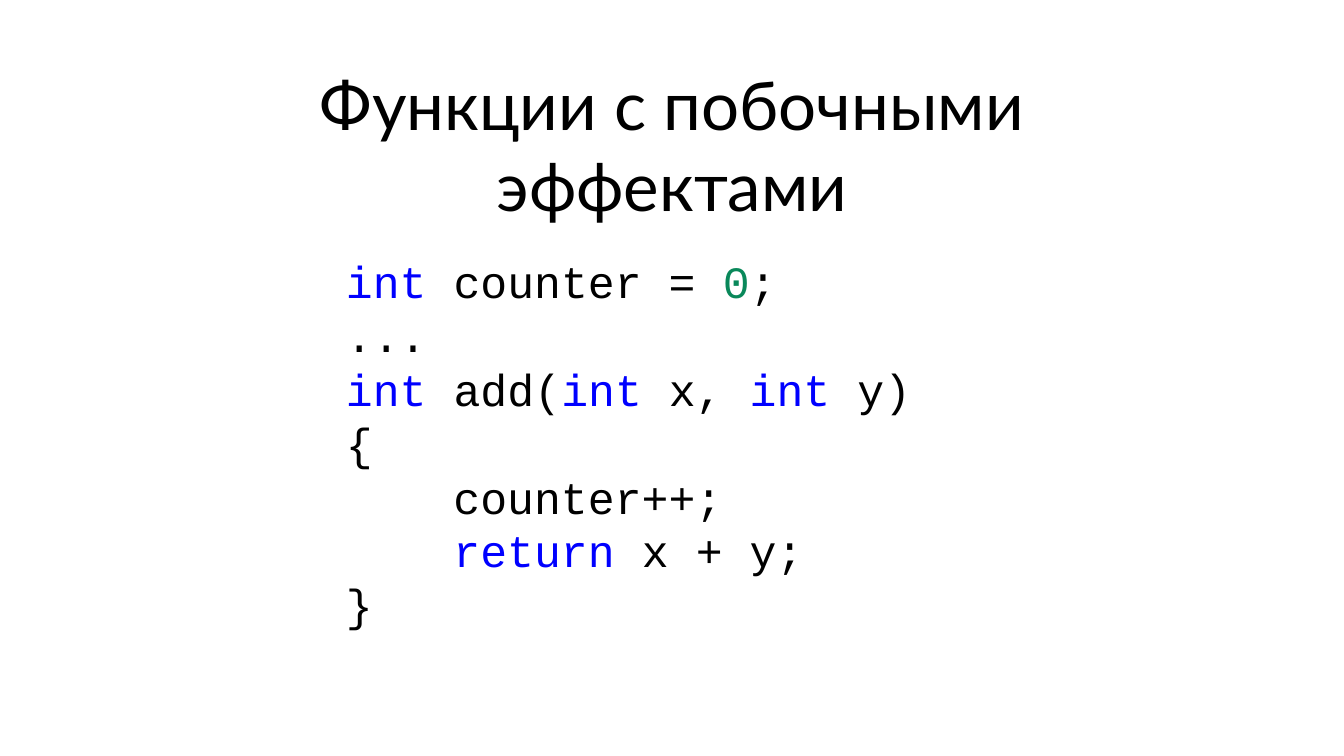
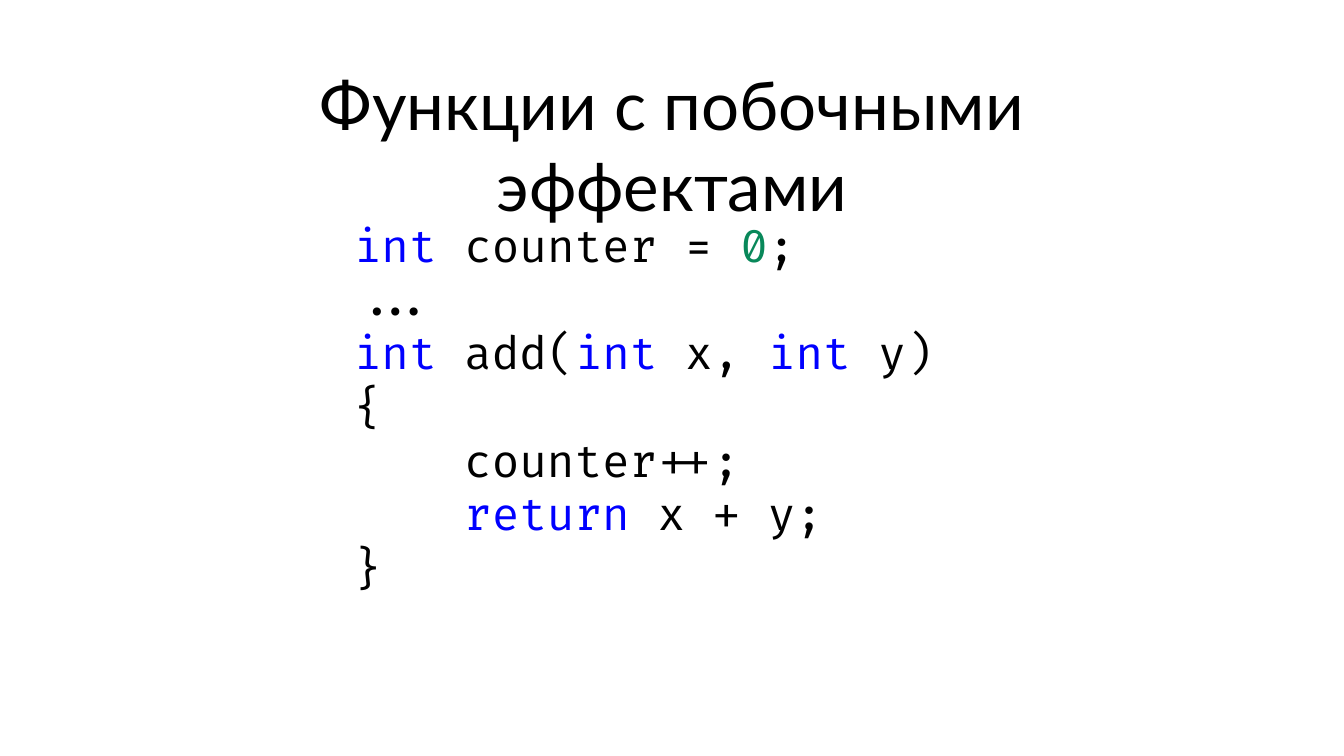
Before and after one commit to Dolfik1/Presentations, a slide deck: slide 25 of 22-09-2018-it-meetup4/Introduction to FSharp.pptx (slide 16 before the commit). Drawn at 1344x756 pixels with LibreOffice and Linux fonts; fonts in the diff are those of the drawing. Boxes give left, top, right and bottom in pixels: in the first picture for what was removed or moved away, otherwise in the second. Text is boxed around its words. In the diff, an @@ line names an element or a change of style, - is before the commit and + after.

```diff
--- a/22-09-2018-it-meetup4/Introduction to FSharp.pptx
+++ b/22-09-2018-it-meetup4/Introduction to FSharp.pptx
@@ text "int counter = 0;": place and size @@
-text "int counter = 0;" at bbox=[346, 267, 911, 577]
+text "int counter = 0;" at bbox=[354, 226, 933, 540]
@@ text "int counter = 0;" at bbox=[354, 226, 933, 540]: font Courier New to Fira Code @@
```
Also in this commit, not shown: 15 other slides changed, 33 slides added, 6 slides removed.
